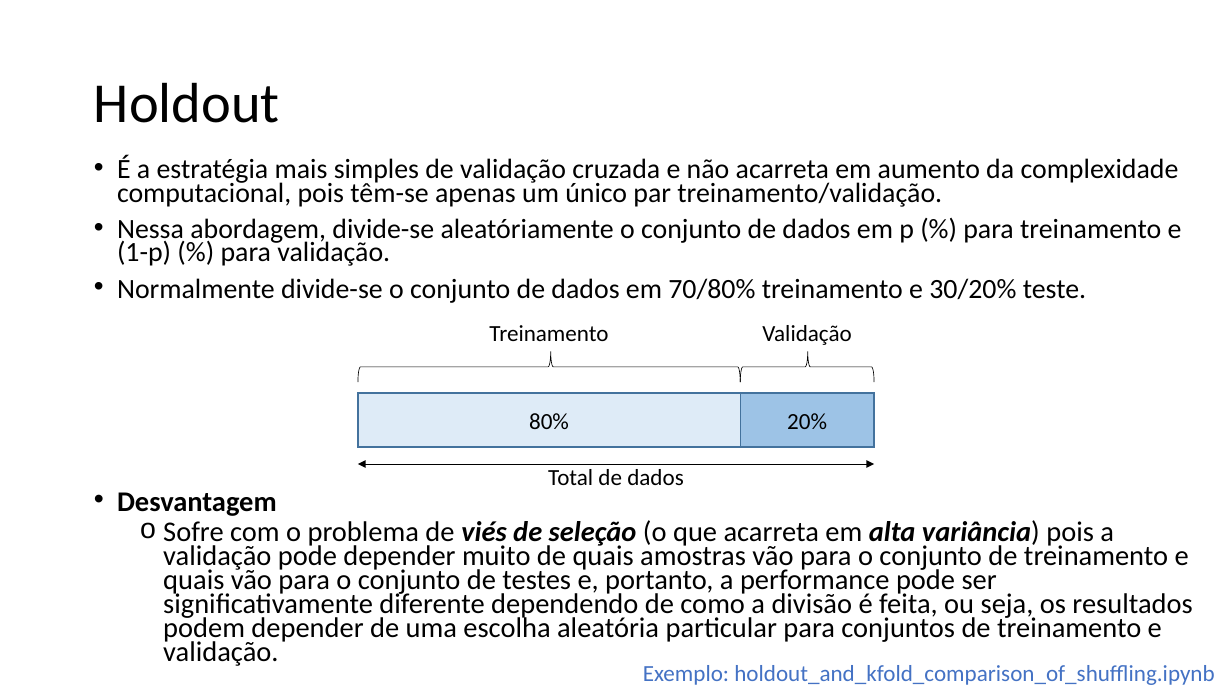
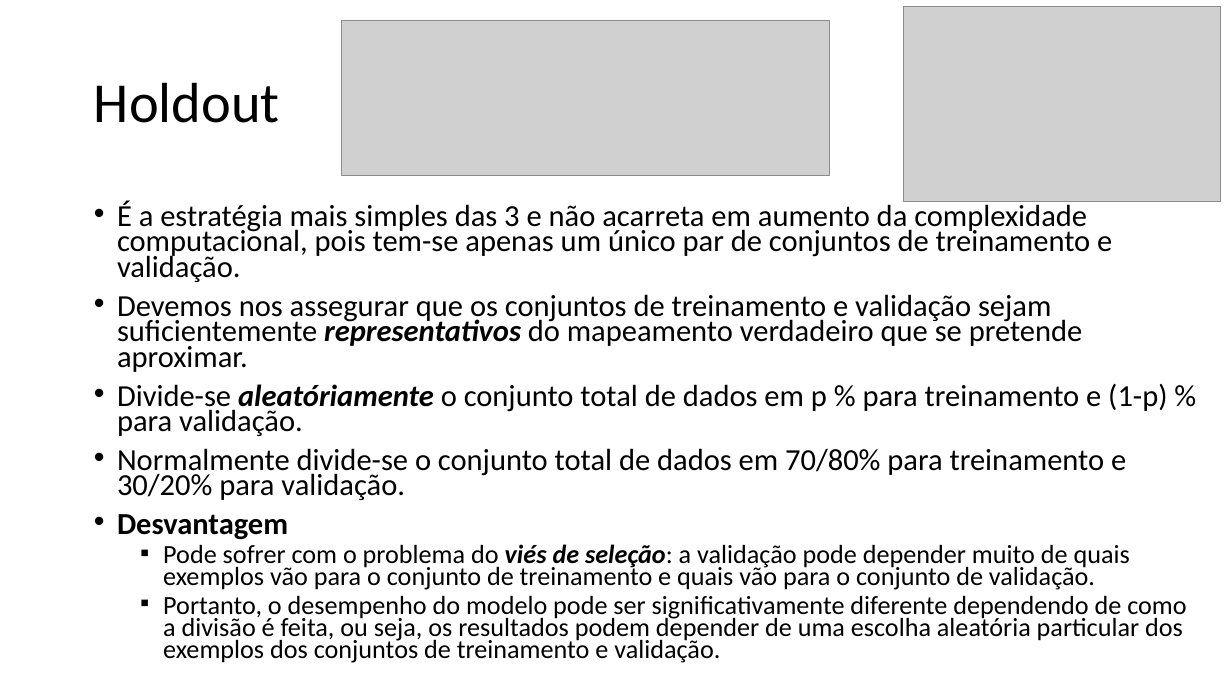
Before and after one commit to zz4fap/t319_aprendizado_de_maquina, a slide deck: slide 4 of slides/T319_Regressão_Linear (Parte V).pptx (slide 7 before the commit). Drawn at 1232x693 pixels with LibreOffice and Linux fonts; fonts in the diff are those of the drawing; grey boxes stand for pictures. Boxes give left, top, right and bottom in pixels: in the first picture for what was removed or moved away, otherwise in the second. Text is boxed around its words. In the diff, an @@ line names an element or a change of style, - is before the commit and + after.

```diff
--- a/slides/T319_Regressão_Linear (Parte V).pptx
+++ b/slides/T319_Regressão_Linear (Parte V).pptx
@@ picture added at box(342, 20, 831, 176) @@
@@ picture added at box(903, 6, 1220, 201) @@
@@ text at box(117, 200, 1186, 663): text changed; size 21.7 to 23.8 pt @@
-• É a estratégia mais simples de validação cruzada e não acarreta em aumento da complexidade computacional, pois têm-se apenas um único par treinamento/validação.
-• Nessa abordagem, divide-se aleatóriamente o conjunto de dados em p (%) para treinamento e (1-p) (%) para validação.
-• Normalmente divide-se o conjunto de dados em 70/80% treinamento e 30/20% teste.
+• É a estratégia mais simples das 3 e não acarreta em aumento da complexidade computacional, pois tem-se apenas um único par de conjuntos de treinamento e validação.
+• Devemos nos assegurar que os conjuntos de treinamento e validação sejam suficientemente representativos do mapeamento verdadeiro que se pretende aproximar.
+• Divide-se aleatóriamente o conjunto total de dados em p % para treinamento e (1-p) % para validação.
+• Normalmente divide-se o conjunto total de dados em 70/80% para treinamento e 30/20% para validação.
+• Desvantagem
+  ▪ Pode sofrer com o problema do viés de seleção: a validação pode depender muito de quais exemplos vão para o conjunto de treinamento e quais vão para o conjunto de validação.
+  ▪ Portanto, o desempenho do modelo pode ser significativamente diferente dependendo de como a divisão é feita, ou seja, os resultados podem depender de uma escolha aleatória particular dos exemplos dos conjuntos de treinamento e validação.
@@ group removed at box(358, 325, 874, 485): 3 texts, 2 rectangles, 2 left braces, 1 double arrow @@
-80%
-20%
-Treinamento
-Validação
-Total de dados
@@ text removed at box(117, 492, 1192, 666) @@
-• Desvantagem
-  o Sofre com o problema de viés de seleção (o que acarreta em alta variância) pois a validação pode depender muito de quais amostras vão para o conjunto de treinamento e quais vão para o conjunto de testes e, portanto, a performance pode ser significativamente diferente dependendo de como a divisão é feita, ou seja, os resultados podem depender de uma escolha aleatória particular para conjuntos de treinamento e validação.
@@ text removed at box(643, 665, 1214, 685) @@
-Exemplo: holdout_and_kfold_comparison_of_shuffling.ipynb
```
Also in this commit, not shown: 5 other slides changed, 7 slides added, 8 slides removed, 8 other files.
